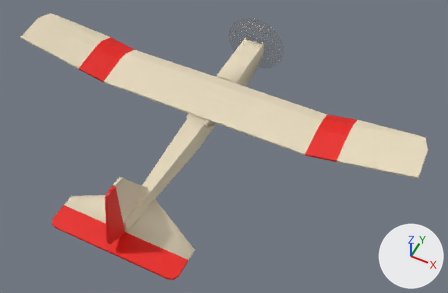
The Blender file Art/Aircraft/TinyTrainer/TinyTrainer.blend as it was, and as the next commit left it.
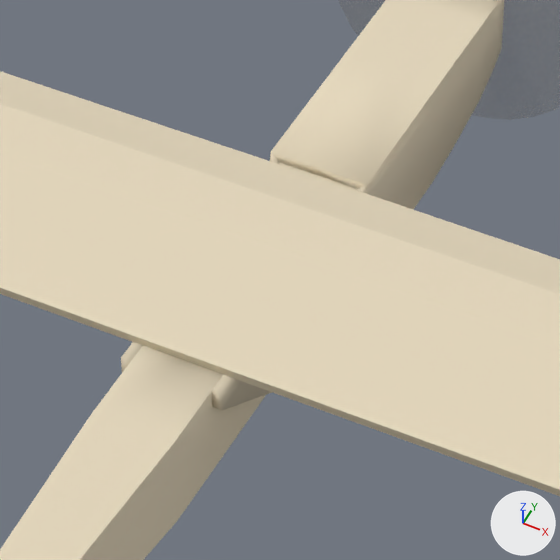
Old and new are each drawn whole from a 50 mm lens placed at (0.471, -1.001, 0.962), pointed at (0.072, -0.202, -0.037) and again close up on the part from 36% to 61% of the width and 15% to 54% of the height. Every picture has the same lights, and +X, +Y and +Z are marked at lower right.

In view in the first close-up: 'InnerBody', 'NosePod', 'Propeller', 'Wing'.
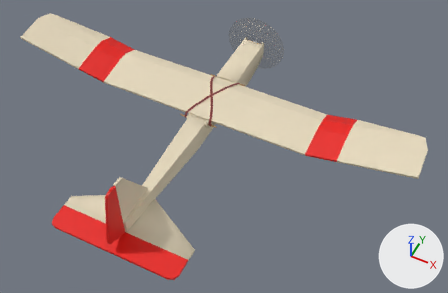
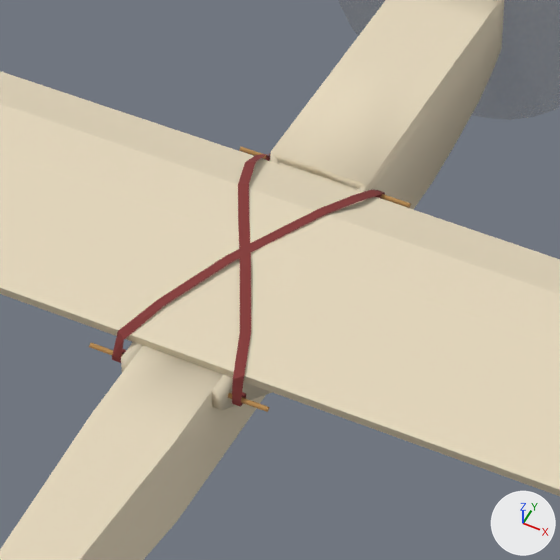
Commit message: Tweak tiny trainer

Scene script edits in JSON lines:
```json
{"op": "add", "block": "mat_red_rubber_band", "code": ["mat_red_rubber_band = principled_material('Red Rubber Band')", "mat_red_rubber_band.base_color = (0.242, 0.0401, 0.0367)  # red #873836", "mat_red_rubber_band.roughness = 0.895"]}
{"op": "add", "block": "me_plane", "code": ["me_plane = bpy.data.meshes.new('Plane')", "me_plane.from_pydata(...)  # 32 vertices, 15 faces; spans x -0.0314..0.032, y -0.0805..0.0692, z -0.0085..0.0161", "me_plane.materials.append(mat_red_rubber_band)  # red #873836"]}
{"op": "add", "block": "cu_beziercurve_001", "code": ["cu_beziercurve_001 = bpy.data.curves.new('BezierCurve.001', 'CURVE')", "cu_beziercurve_001.dimensions = '3D'", "_sp = cu_beziercurve_001.splines.new('POLY'); _sp.points.add(1)", "_sp.points.foreach_set('co', [0.0, 0.0, -0.00559, 1.0, 0.0442, 0.0, -0.00559, 1.0])", "_sp.order_v = 1", "_sp = cu_beziercurve_001.splines.new('POLY'); _sp.points.add(1)", "_sp.points.foreach_set('co', [0.0, -0.145, -0.00641, 1.0, 0.0442, -0.145, -0.00641, 1.0])", "_sp.order_u = 2", "_sp.order_v = 1", "cu_beziercurve_001.materials.append(mat_wood)  # orange #bf9159", "cu_beziercurve_001.use_path = True", "cu_beziercurve_001.bevel_resolution = 0", "cu_beziercurve_001.bevel_depth = 0.0015", "cu_beziercurve_001.fill_mode = 'FULL'", "cu_beziercurve_001.use_fill_caps = True"]}
{"op": "add", "block": "ob_wingrubberband", "code": ["ob_wingrubberband = bpy.data.objects.new('WingRubberBand', me_plane)", "ob_wingrubberband.location = (0.0, -0.1056, 0.0)", "_m = ob_wingrubberband.modifiers.new('Mirror', 'MIRROR')"]}
{"op": "add", "block": "ob_wingskewers", "code": ["ob_wingskewers = bpy.data.objects.new('WingSkewers', cu_beziercurve_001)", "ob_wingskewers.location = (0.0, -0.039, 0.0)", "_m = ob_wingskewers.modifiers.new('Mirror', 'MIRROR')"]}
```

Pixel boxes (x1, y1, x2, y2) of what changed, in the close-ups (560 x 560 px):
```json
{"object": "WingRubberBand", "change": "added", "after": [112, 154, 385, 407]}
{"object": "WingSkewers", "change": "added", "after": [89, 146, 411, 412]}
```
